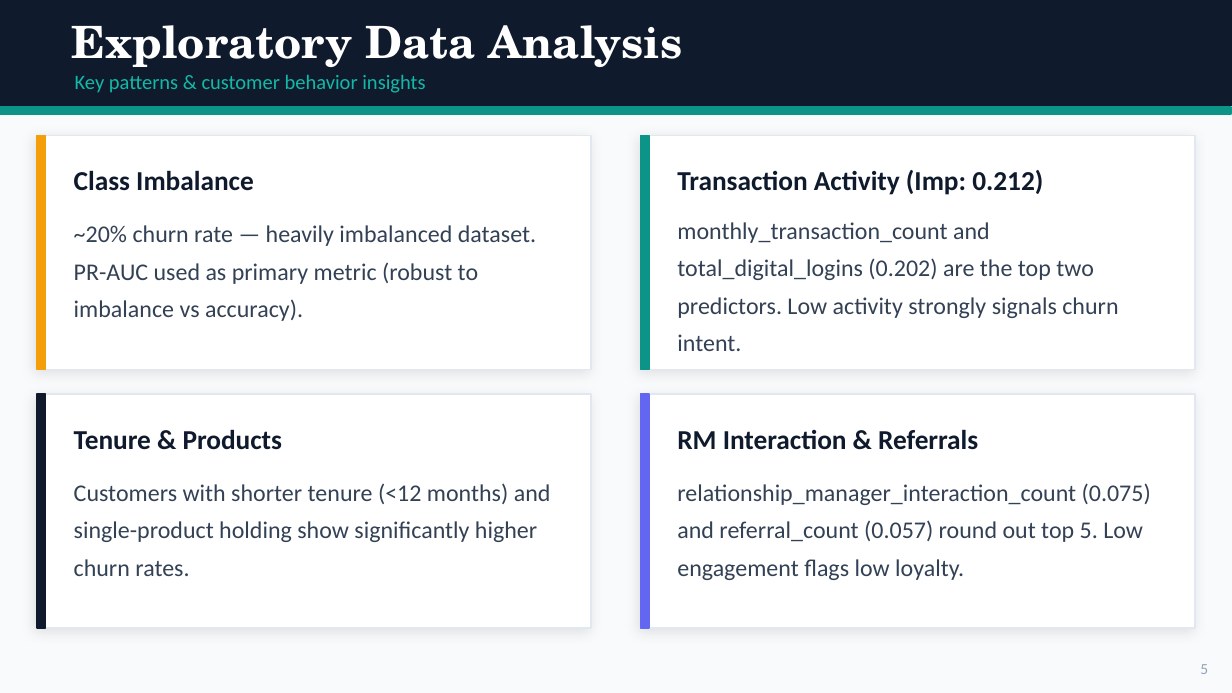
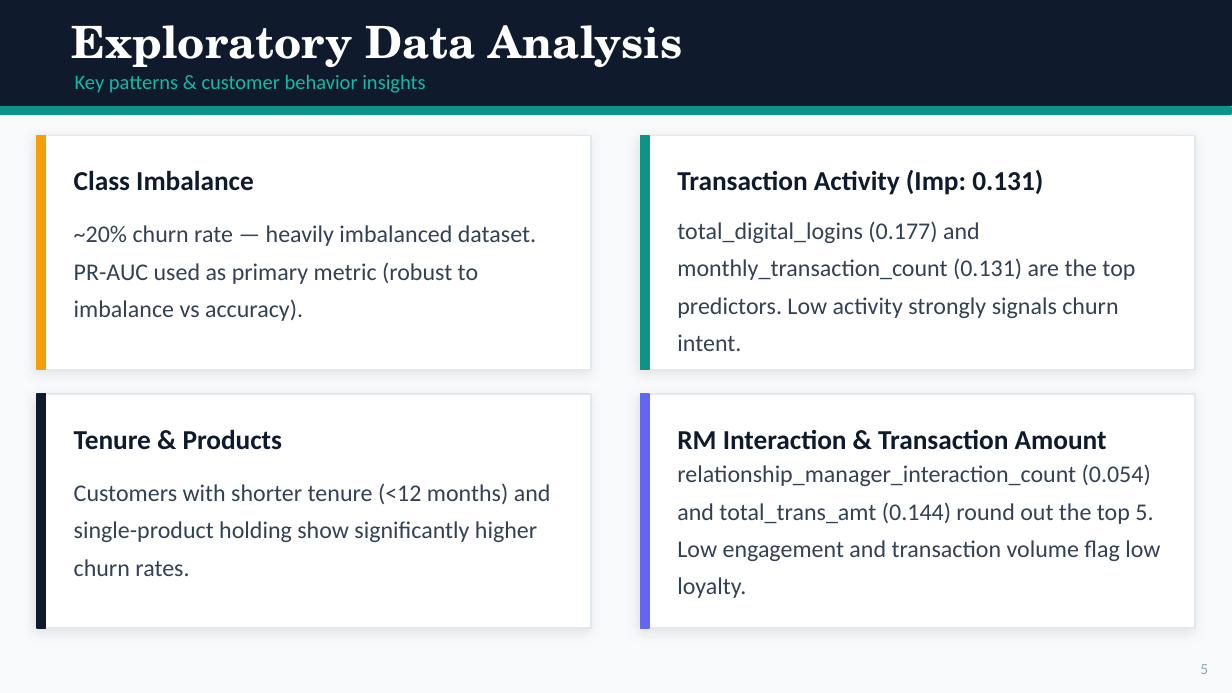
Before and after one commit to Atasii/churnzero26-banking-churn, a slide deck: slide 5 of ChurnZero_atasikolexi05_presentation.pptx. Drawn at 1232x693 pixels with LibreOffice and Linux fonts; fonts in the diff are those of the drawing. Boxes give left, top, right and bottom in pixels: in the first picture for what was removed or moved away, otherwise in the second. Text is boxed around its words. In the diff, an @@ line names an element or a change of style, - is before the commit and + after.

```diff
--- a/ChurnZero_atasikolexi05_presentation.pptx
+++ b/ChurnZero_atasikolexi05_presentation.pptx
@@ text at (x1=677, y1=170, x2=1043, y2=195): text changed @@
-Transaction Activity (Imp: 0.212)
+Transaction Activity (Imp: 0.131)
@@ text at (x1=677, y1=221, x2=1135, y2=351): text changed @@
-monthly_transaction_count and total_digital_logins (0.202) are the top two predictors. Low activity strongly signals churn intent.
+total_digital_logins (0.177) and monthly_transaction_count (0.131) are the top predictors. Low activity strongly signals churn intent.
@@ text at (x1=677, y1=430, x2=1107, y2=450): text changed @@
-RM Interaction & Referrals
+RM Interaction & Transaction Amount
@@ text at (x1=677, y1=464, x2=1160, y2=598): text changed @@
-relationship_manager_interaction_count (0.075) and referral_count (0.057) round out top 5. Low engagement flags low loyalty.
+relationship_manager_interaction_count (0.054) and total_trans_amt (0.144) round out the top 5. Low engagement and transaction volume flag low loyalty.
```
Also in this commit, not shown: 5 other slides changed, 5 other files.
